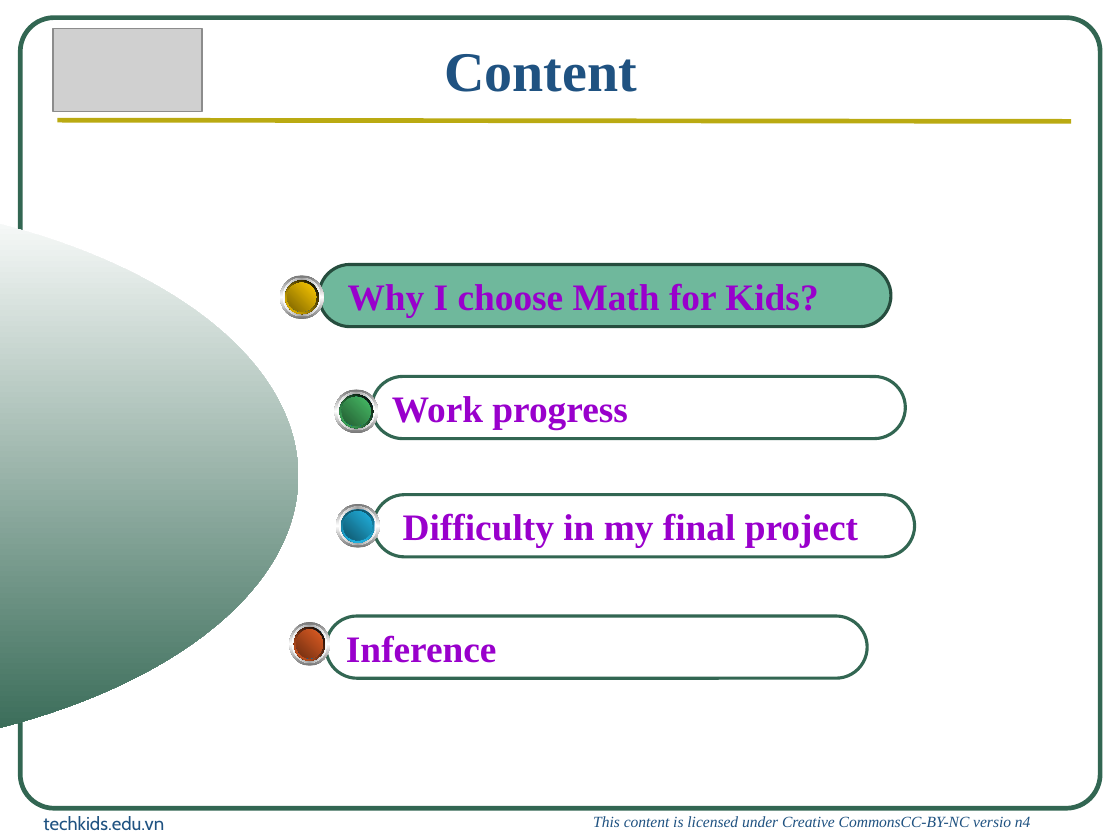
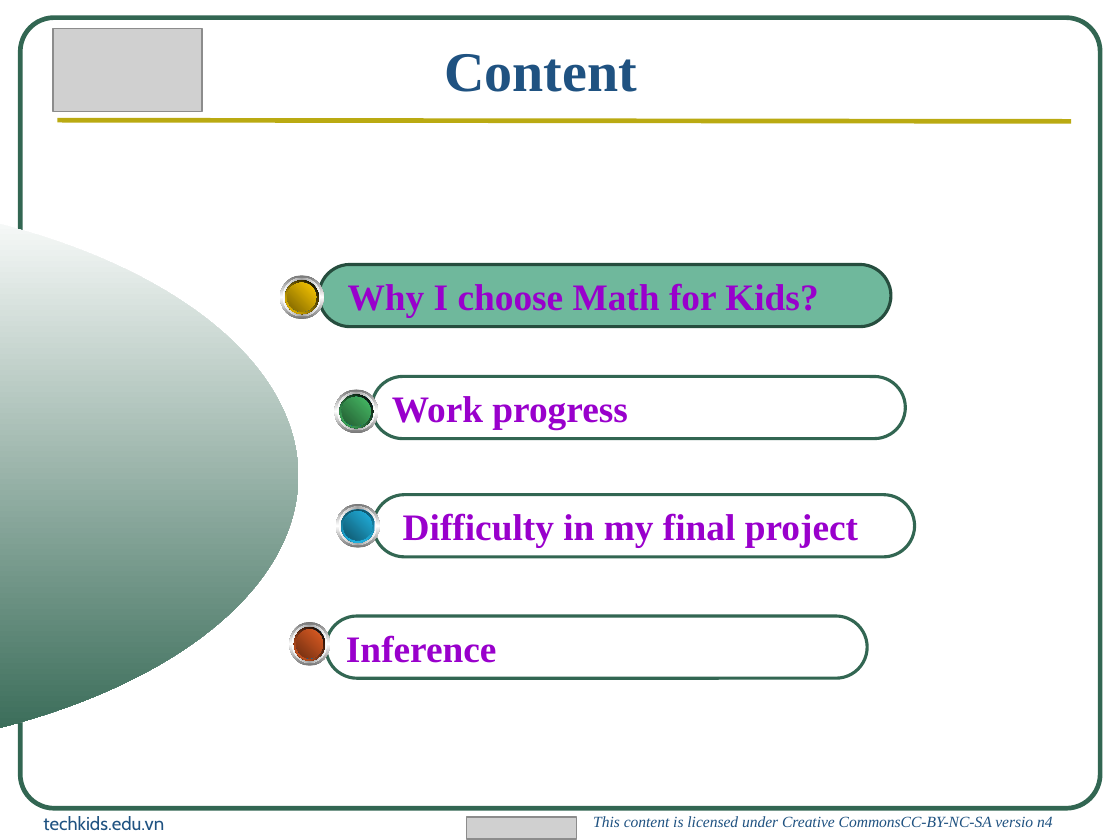
Before and after one commit to trantrungnt/Final-Project, a slide deck: slide 2 of Group1_TrungNT_Gen3_Android_TechKids_v1.ppt. Drawn at 1120x840 pixels with LibreOffice and Linux fonts; fonts in the diff are those of the drawing; grey boxes stand for pictures; background and template pictures are left out. Boxes give left, top, right and bottom in pixels: in the first picture for what was removed or moved away, otherwise in the second. Text is boxed around its words. In the diff, an @@ line names an element or a change of style, - is before the commit and + after.

```diff
--- a/Group1_TrungNT_Gen3_Android_TechKids_v1.ppt
+++ b/Group1_TrungNT_Gen3_Android_TechKids_v1.ppt
@@ picture added at box(466, 818, 576, 840) @@
@@ text at box(593, 816, 1053, 827): text changed @@
-This content is licensed under Creative CommonsCC-BY-NC versio n4
+This content is licensed under Creative CommonsCC-BY-NC-SA versio n4
```
Also in this commit, not shown: 8 other slides changed.
